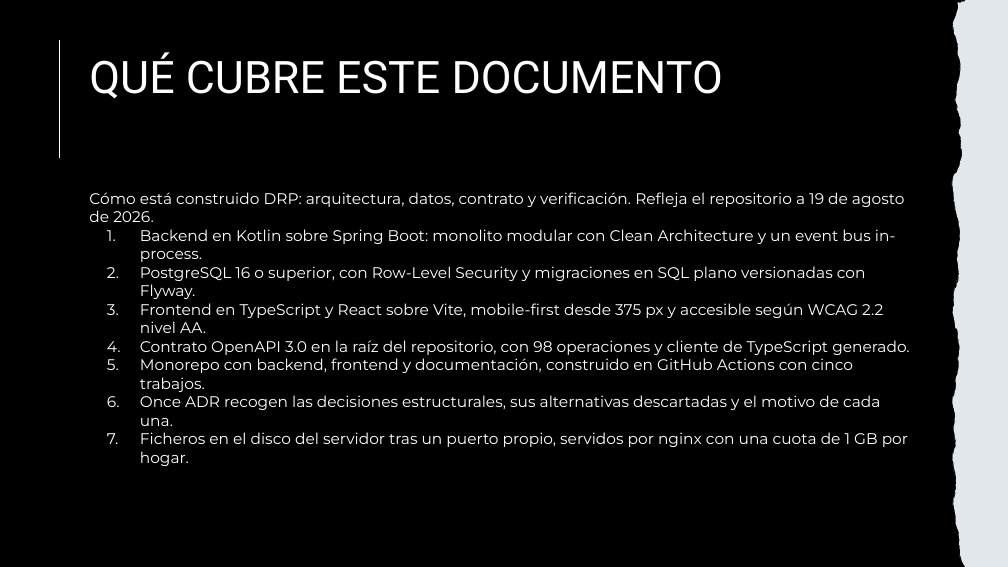
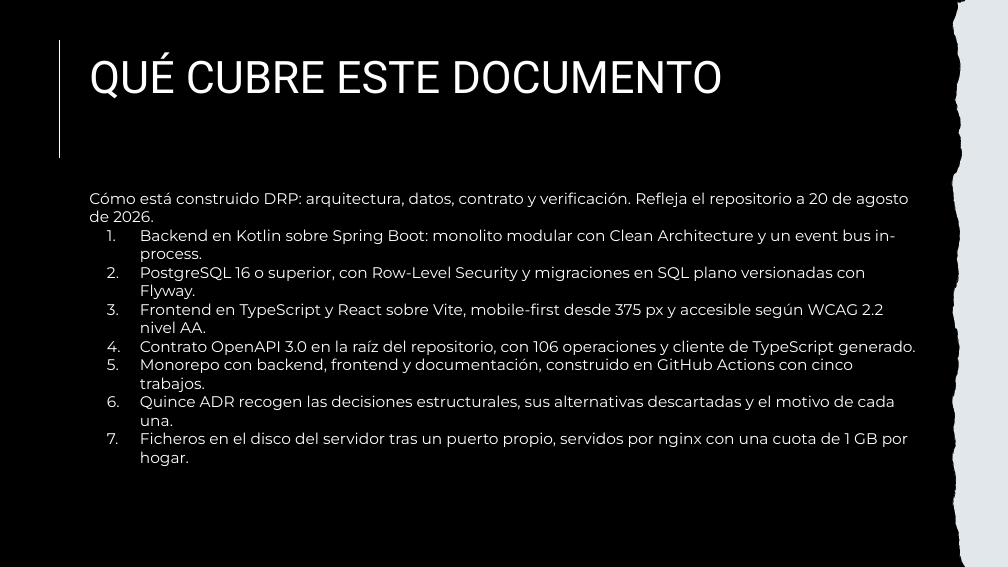
Before and after one commit to kikescribano/domestic_resource_planning, a slide deck: slide 2 of docs/common/marketing/presentations/DRP-tecnico-minitheme.pptx. Drawn at 1008x567 pixels with LibreOffice and Linux fonts; fonts in the diff are those of the drawing. Boxes give left, top, right and bottom in pixels: in the first picture for what was removed or moved away, otherwise in the second. Text is boxed around its words. In the diff, an @@ line names an element or a change of style, - is before the commit and + after.

```diff
--- a/docs/common/marketing/presentations/DRP-tecnico-minitheme.pptx
+++ b/docs/common/marketing/presentations/DRP-tecnico-minitheme.pptx
@@ text at [89,192,909,222]: text changed @@
-Cómo está construido DRP: arquitectura, datos, contrato y verificación. Refleja el repositorio a 19 de agosto de 2026.
+Cómo está construido DRP: arquitectura, datos, contrato y verificación. Refleja el repositorio a 20 de agosto de 2026.
@@ text at [140,340,915,355]: text changed @@
-4. Contrato OpenAPI 3.0 en la raíz del repositorio, con 98 operaciones y cliente de TypeScript generado.
+4. Contrato OpenAPI 3.0 en la raíz del repositorio, con 106 operaciones y cliente de TypeScript generado.
@@ text at [140,395,895,426]: text changed @@
-6. Once ADR recogen las decisiones estructurales, sus alternativas descartadas y el motivo de cada una.
+6. Quince ADR recogen las decisiones estructurales, sus alternativas descartadas y el motivo de cada una.
```
Also in this commit, not shown: 2 other slides changed, 3 other files.
